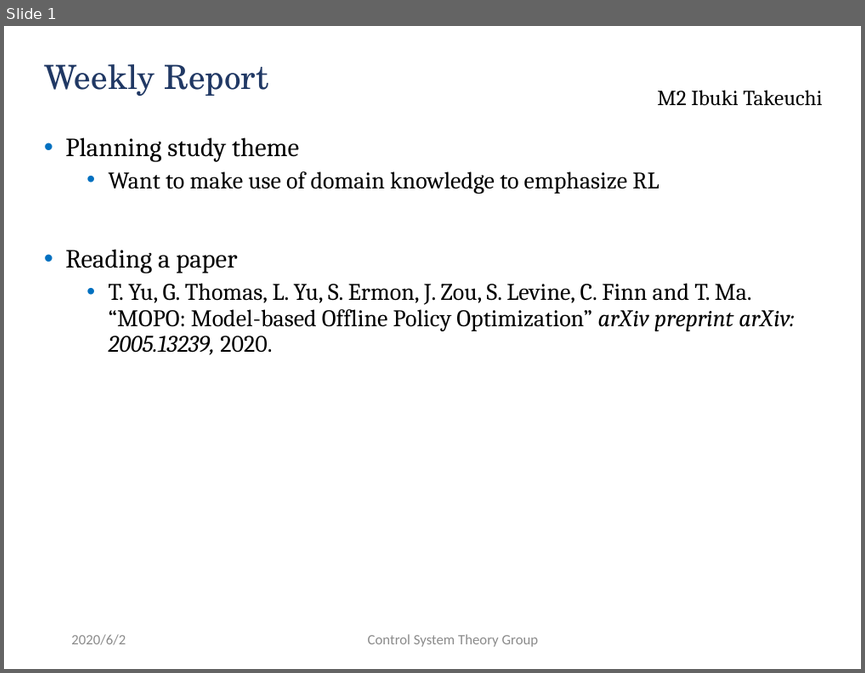
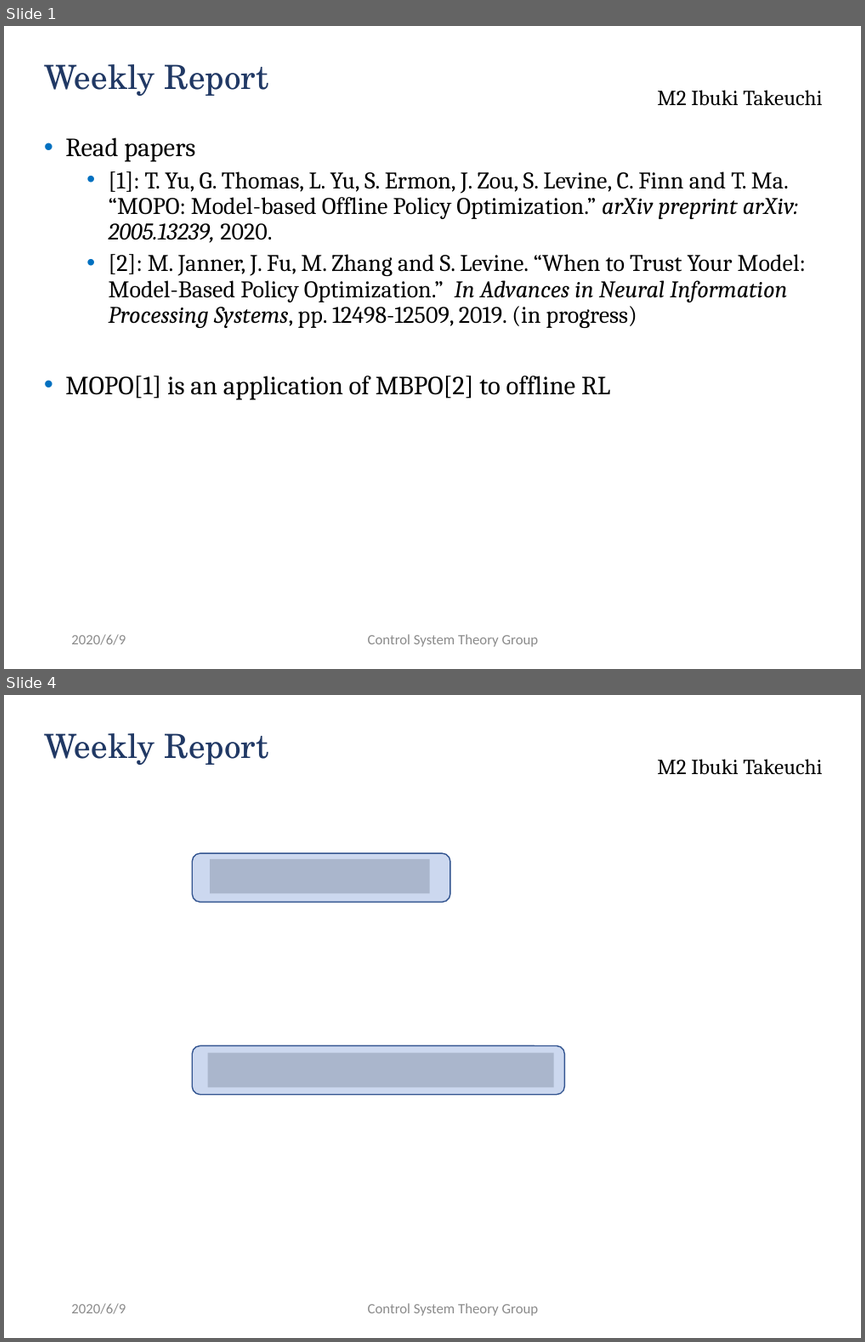
Before and after one commit to ibuki1024/weekly_report, a slide deck: report.pptx. Shown one above the other, each under a label of ours: slide 1 before the commit, slides 1 and 4 after it; the slides between them are not shown. The pictures are 865x673 and 865x1342 pixels, drawn with LibreOffice and Linux fonts; fonts in the diff are those of the drawing; grey boxes stand for pictures; background and template pictures are left out. Boxes give left, top, right and bottom in pixels: in the first picture for what was removed or moved away, otherwise in the second. Text is boxed around its words. In the diff, an @@ line names an element or a change of style, - is before the commit and + after.

```diff
--- a/report.pptx
+++ b/report.pptx
@@ slide 4 added at (4, 695, 861, 1338), background #FFFFFF; not listed: 1 template element that a slide beside it also shows @@
@@ title added at (44, 733, 269, 765), 28 pt, text #203864 @@
+Weekly Report
@@ rounded rectangle added at (193, 853, 450, 902), fill #4472C4 at 27% opacity, outline #325491 1 pt @@
@@ picture added at (210, 859, 429, 893) @@
@@ rounded rectangle added at (193, 1045, 565, 1095), fill #4472C4 at 27% opacity, outline #325491 1 pt @@
@@ picture added at (208, 1052, 554, 1087) @@
@@ text added at (71, 1303, 126, 1314), 12 pt, text #8C8C8C @@
+2020/6/9
@@ text added at (368, 1303, 539, 1315), 12 pt, text #8C8C8C @@
+Control System Theory Group
@@ slide 1 changed as well @@
@@ text at (65, 137, 806, 400): text changed @@
-• Planning study theme
-  • Want to make use of domain knowledge to emphasize RL
-• Reading a paper
-  • T. Yu, G. Thomas, L. Yu, S. Ermon, J. Zou, S. Levine, C. Finn and T. Ma. “MOPO: Model-based Offline Policy Optimization” arXiv preprint arXiv: 2005.13239, 2020.
+• Read papers
+  • [1]: T. Yu, G. Thomas, L. Yu, S. Ermon, J. Zou, S. Levine, C. Finn and T. Ma. “MOPO: Model-based Offline Policy Optimization.” arXiv preprint arXiv: 2005.13239, 2020.
+  • [2]: M. Janner, J. Fu, M. Zhang and S. Levine. “When to Trust Your Model: Model-Based Policy Optimization.” In Advances in Neural Information Processing Systems, pp. 12498-12509, 2019. (in progress)
+• MOPO[1] is an application of MBPO[2] to offline RL
@@ text at (71, 634, 126, 645): text changed @@
-2020/6/2
+2020/6/9
```
Also in this commit, not shown: 2 other slides added, 1 other file.
